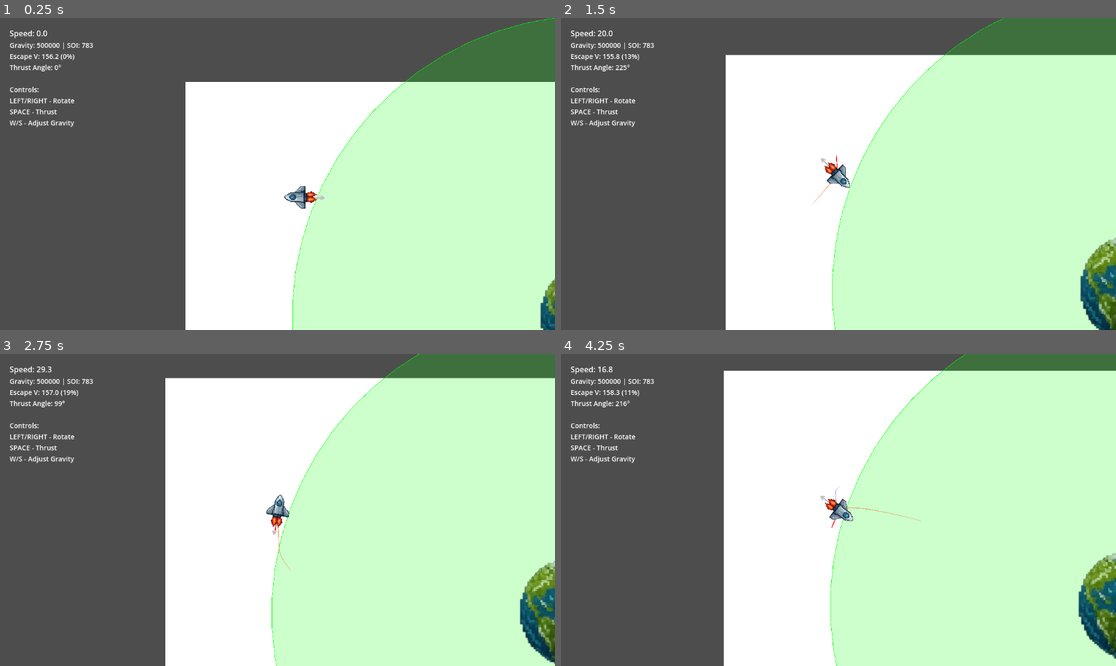
Above: before the commit, frames 1-4 (two rows, left to right).
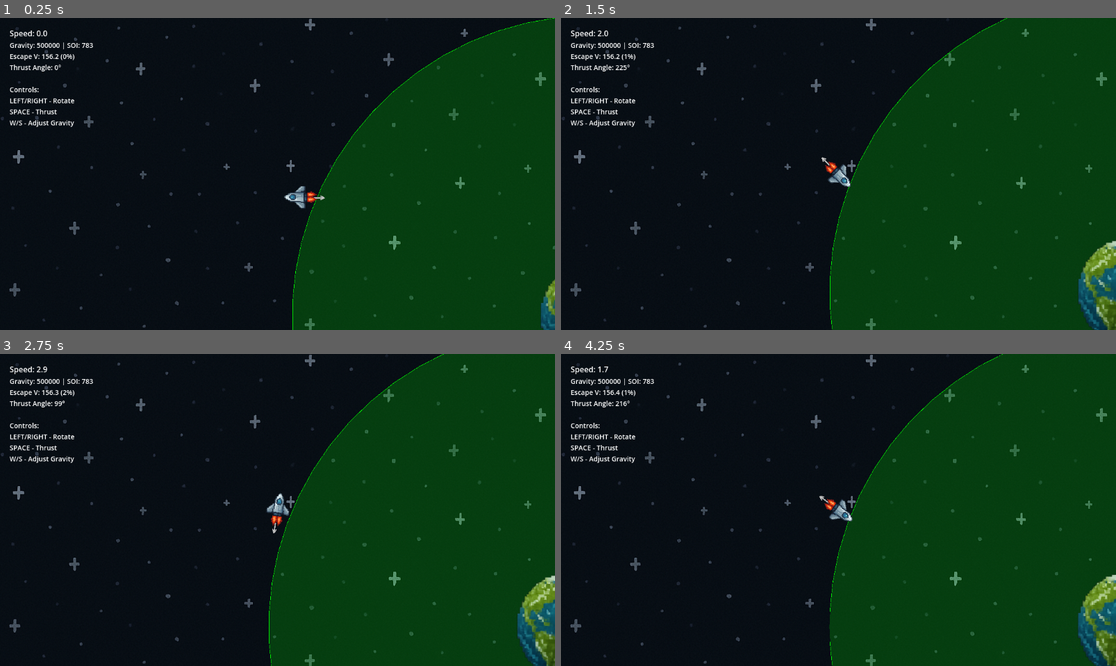
Above: after the commit, the same moments.

Repository: magedeungaro/Orbit
Game: Godot game, scene res://main.tscn
The game is run twice, just before and just after one commit, with the same random seed, the same clock (stepped at 60 frames per second) and the same inputs.
Inputs:
- Up to frame 1 (0.25 s): no input
- Up to frame 2 (1.5 s): hold Right (ui_right) 0.53-1.28 s; tap Space (ui_select) at 0.77 s; hold Down (ui_down) from 1.28 s (still down)
- Up to frame 3 (2.75 s): tap Space (ui_select) at 1.52 s; release Down (ui_down) at 2.03 s; hold Right (ui_right) from 2.03 s (still down)
- Up to frame 4 (4.25 s): release Right (ui_right) at 2.78 s; hold Up (ui_up) 2.78-3.53 s; tap Space (ui_select) at 3.02, 3.77 s; hold Left (ui_left) from 3.53 s (still down)

The runs differ from the first frame. In frame 1, 99% of the frame differs, in the area x 0-100%, y 0-100%; in frame 2, 99%; in frame 3, 99%; in frame 4, 99%.

Commit message:
Add background sprite and update scene to include background layer

Diff:
--- a/main.tscn
+++ b/main.tscn
@@ -9,6 +9,7 @@
 [ext_resource type="Texture2D" uid="uid://bvev41whwp4ii" path="res://Assets/Sprites/Planet 1.PNG" id="6_planet1"]
 [ext_resource type="Texture2D" uid="uid://bxvf2ptnyrcfq" path="res://Assets/Sprites/Ship.PNG" id="7_wyn4c"]
 [ext_resource type="Script" path="res://scripts/hud.gd" id="8_hud"]
+[ext_resource type="Texture2D" uid="uid://6axi75lpwytw" path="res://Assets/Sprites/Background.png" id="9_bg"]
 
 [sub_resource type="RectangleShape2D" id="RectangleShape2D_kc8bv"]
 size = Vector2(20, 61)
@@ -23,10 +24,17 @@
 z_index = 2
 texture = ExtResource("5_planet3")
 
-[node name="ColorRect" type="ColorRect" parent="."]
-z_index = -2
-offset_right = 5000.0
-offset_bottom = 5000.0
+[node name="BackgroundLayer" type="CanvasLayer" parent="."]
+layer = -1
+
+[node name="TextureRect" type="TextureRect" parent="BackgroundLayer"]
+anchors_preset = 15
+anchor_right = 1.0
+anchor_bottom = 1.0
+grow_horizontal = 2
+grow_vertical = 2
+texture = ExtResource("9_bg")
+stretch_mode = 1
 
 [node name="Camera2D" type="Camera2D" parent="."]
 script = ExtResource("4_camera")
@@ -45,6 +53,7 @@
 [node name="OrbitingBody" type="CharacterBody2D" parent="."]
 position = Vector2(300, 300)
 script = ExtResource("2_eevcs")
+thrust_force = 30.0
 mass = 1000.0
 trajectory_color = Color(1, 0.309804, 0, 0.701961)
 
--- a/scripts/orbiting_body.gd
+++ b/scripts/orbiting_body.gd
@@ -10,11 +10,10 @@
 @export var proximity_threshold: float = 150.0  # Distance at which proximity boost starts
 @export var show_sphere_of_influence: bool = true  # Draw the sphere of influence
 @export var mass: float = 50.0  # Mass of this body (increased from 10.0)
-@export var show_velocity_vector: bool = true  # Draw velocity vector
 @export var bounce_coefficient: float = 0.8  # How much velocity is retained after bounce (0-1)
 @export var body_radius: float = 15.0  # Radius of the body for collision detection
-@export var viewport_width: float = 5000.0  # Width of play area (match ColorRect width)
-@export var viewport_height: float = 5000.0  # Height of play area (match ColorRect height)
+@export var viewport_width: float = 20000.0  # Width of play area
+@export var viewport_height: float = 20000.0  # Height of play area
 @export var show_orbit_trail: bool = true  # Draw the orbit trail
 @export var orbit_trail_color: Color = Color.BLUE  # Color of the orbit trail
 @export var trail_max_points: int = 500  # Maximum points to store for trail
@@ -432,7 +431,3 @@
 
 		draw_line(arrow_end, head1, arrow_color, 3.0)
 		draw_line(arrow_end, head2, arrow_color, 3.0)
-
-	if show_velocity_vector and velocity.length() > 0:
-		# Draw velocity vector
-		draw_line(Vector2.ZERO, velocity.normalized() * 50, Color.RED, 2.0)
Binary file added: Assets/Sprites/Background.png
Not shown, added: Assets/Sprites/Background.png.import
Not shown: 1 places in main.tscn that only renumber resources
